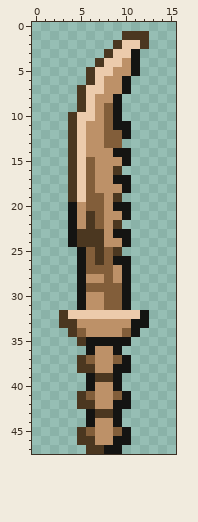
Edited in one commit: pixel-art sprite (FørsteÅrsEksamen/A-Content/World/Weapons/Melee Weapons/BoneSword.png). The picture above was drawn from the file before the commit.
The file is 16x48 pixels.
New version:
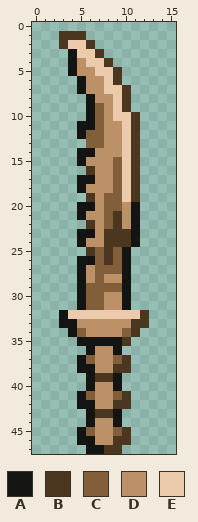
Palette (. is transparent): A #141412  B #4b3720  C #825e3a  D #bd9168  E #eccbac
From old to new:
Changed rows in their new state; - is an unchanged pixel.
first column x 3:
 1 BBB----...
 2 BEEB--....
 3 -AEEB....-
 4 -ADEEB...-
 5 -ADD--B..-
 6 --ADDEB.--
 7 --ADDEEB--
 8 --.A--EB--
 9 --.ACDEB--
10 -..ACDEEB-
11 -.AACDDEB-
12 -.ACCDDEB-
13 -..CCDDEB-
14 -.AA--DEB-
15 -.AD--CEB-
16 -..B--CEB-
17 -.AA--CEB-
18 -.AD--CEB-
19 -..BDCCEB-
20 -.AADCCDA-
21 -.ADDCBDA-
22 -..-DC-DA-
23 -.AADBBBA-
24 -.ADDBBBA-
25 --.BCBCA--
26 ---ACBC---
27 ---D--C---
28 ----CD----
30 ---CCDD---
31 ---CCDD---
32 A--------B
33 AA------BB
34 -A------B-
35 --A----B--
37 --A----B--
38 --AA--BB--
41 --A----B--
42 --AA--BB--
45 --A----B--
46 --AA--BB--
47 ---AABB---
Boxes around the changes in both pictures, in picture pixels (x1, y1, x2, y2):
changed: (59, 31, 149, 454)
